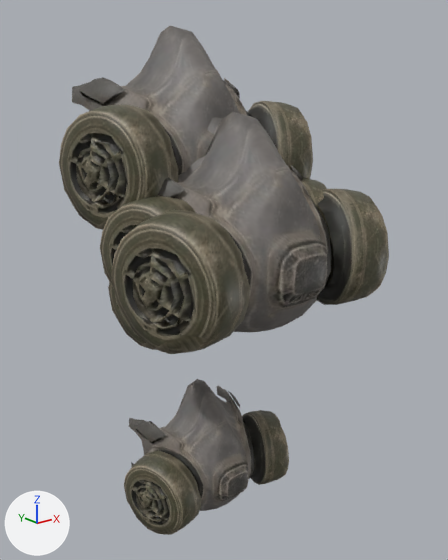
Two versions of the glTF model game/public/assets/models/outfit-respirator-t25.glb, one commit apart.
Before and after are seen from a 50 mm camera at (-0.23, -0.371, 1.653) aimed at (0.001, -0.082, 1.537). The axes (+X, +Y, +Z) are drawn at lower left. The lights are the same throughout. The older version comes first. Vertices at exactly the same position are counted once.

In view in the first picture: 'Outfit_respirator__agent', 'Outfit_respirator__courier', 'Outfit_respirator__heavyset', 'Outfit_respirator__lastshift' and 1 more.
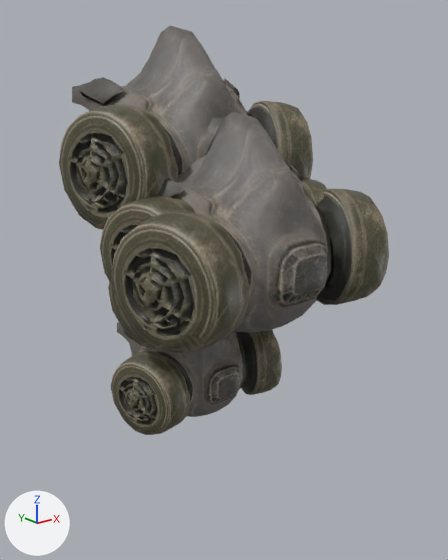
Pixel boxes (x1, y1, x2, y2) of what changed, in the pictures (448 x 560 px):
'Outfit_respirator__agent', moved
    before: (124, 379, 289, 535)
    after: (111, 322, 282, 435)

The change in detail:
me_outfit_respirator__agent is used by ob_outfit_respirator__agent; location (0.0, 0.0, 0.0).
me_outfit_respirator__agent had 1101 vertices, 2181 faces and spanned x -0.0677..0.049, y -0.1104..-0.0407, z 1.3803..1.4653.
me_outfit_respirator__agent now has 1101 vertices, 2181 faces and spans x -0.0677..0.049, y -0.1008..-0.031, z 1.446..1.531.
me_outfit_respirator__agent part 1: the whole mesh is moved by (0.0, 0.0097, 0.0657).
